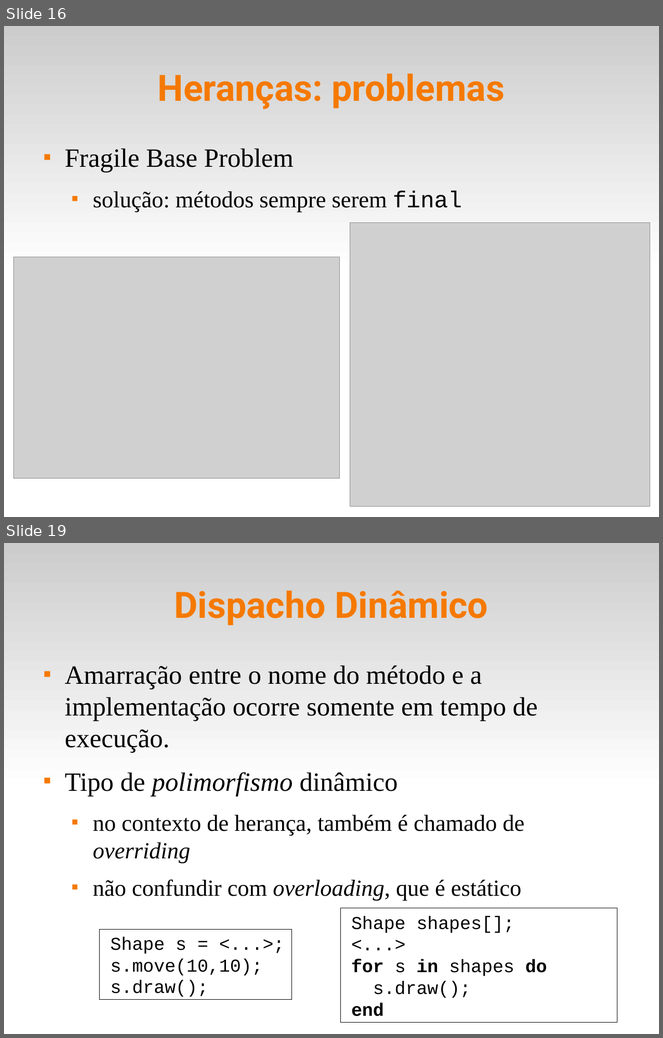
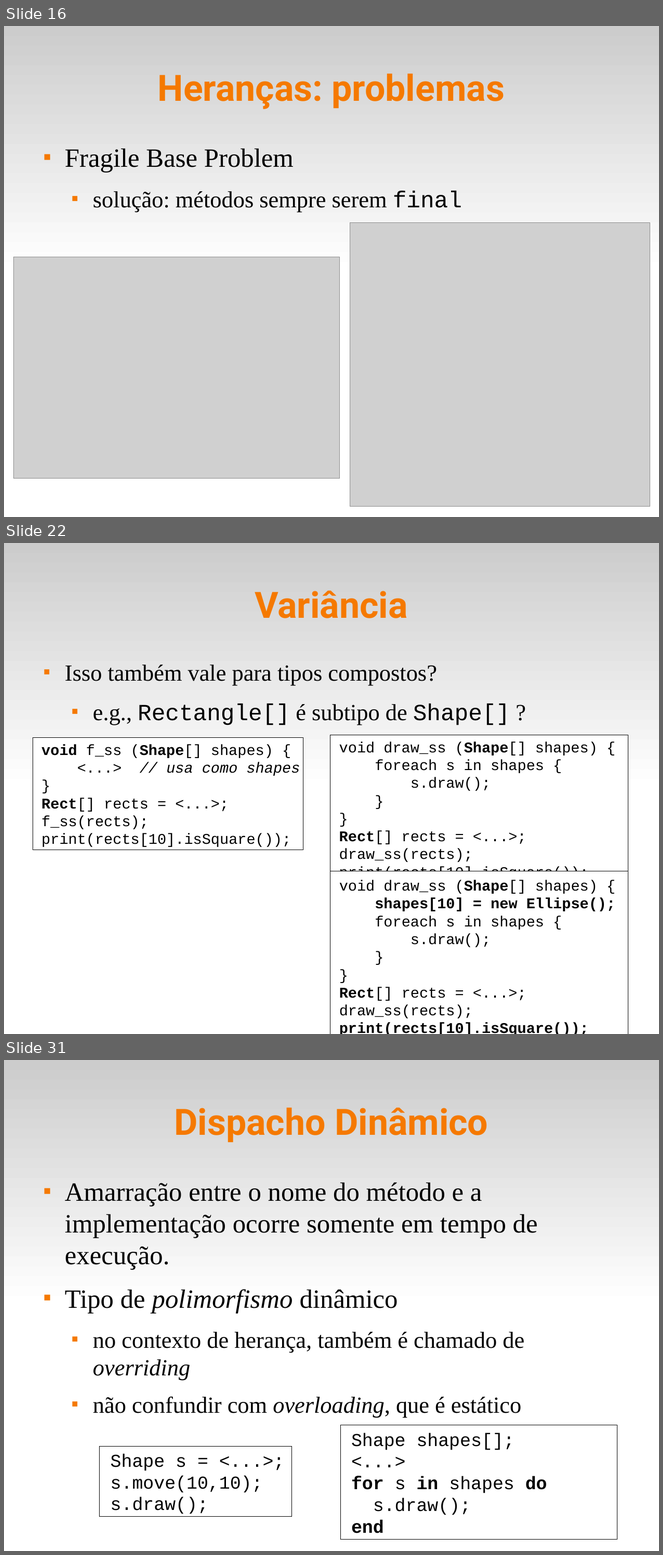
Before and after one commit to fsantanna-uerj/EDL, a slide deck: slides/edl-09-oo.odp. Shown one above the other, each under a label of ours: slides 16 and 19 before the commit, slides 16, 22 and 31 after it; the slides between them are not shown. The pictures are 663x1038 and 663x1555 pixels, drawn with LibreOffice and Linux fonts; fonts in the diff are those of the drawing; grey boxes stand for pictures. Boxes give left, top, right and bottom in pixels: in the first picture for what was removed or moved away, otherwise in the second. Text is boxed around its words. In the diff, an @@ line names an element or a change of style, - is before the commit and + after.

```diff
--- a/slides/edl-09-oo.odp
+++ b/slides/edl-09-oo.odp
@@ slide 22 added at [4, 543, 659, 1034], background #FFFFFF; not listed: 1 template element that a slide beside it also shows @@
@@ title added at [255, 590, 408, 618], 44 pt, text #F57900, bold @@
+Variância
@@ text added at [65, 665, 510, 726], 28 pt, text #000000 @@
+■ Isso também vale para tipos compostos?
+  ■ e.g., Rectangle[] é subtipo de Shape[] ?
@@ rectangle added at [33, 738, 303, 850], fill #FFFFFF, outline #000000 0 pt, 18 pt, text #000000 @@
+void f_ss (Shape[] shapes) {
+<...> // usa como shapes
+}
+Rect[] rects = <...>;
+f_ss(rects);
+print(rects[10].isSquare());
@@ rectangle added at [331, 735, 629, 883], fill #FFFFFF, outline #000000 0 pt, 18 pt, text #000000 @@
+void draw_ss (Shape[] shapes) {
+foreach s in shapes {
+s.draw();
+}
+}
+Rect[] rects = <...>;
+draw_ss(rects);
+print(rects[10].isSquare());
@@ rectangle added at [331, 872, 629, 1034], fill #FFFFFF, outline #000000 0 pt, 18 pt, text #000000 @@
+void draw_ss (Shape[] shapes) {
+shapes[10] = new Ellipse();
+foreach s in shapes {
+s.draw();
+}
+}
+Rect[] rects = <...>;
+draw_ss(rects);
+print(rects[10].isSquare());
@@ what was slide 19 is now slide 31 @@
```
Also in this commit, not shown: 3 slides changed, 11 other slides added, 5 other files.
